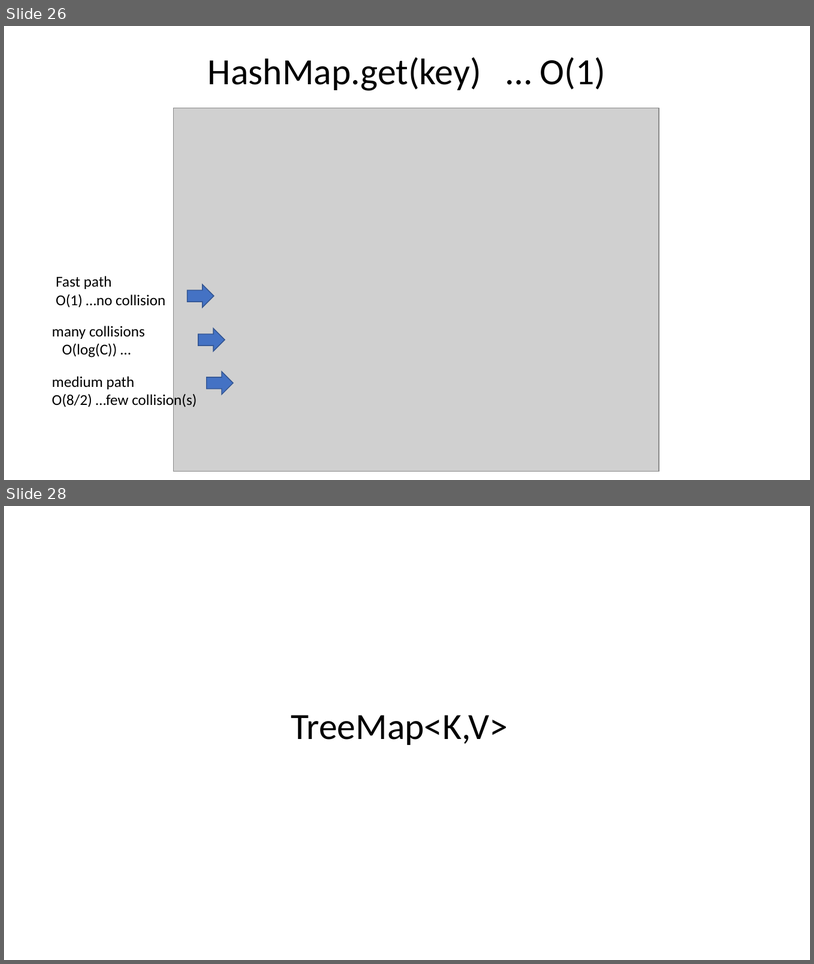
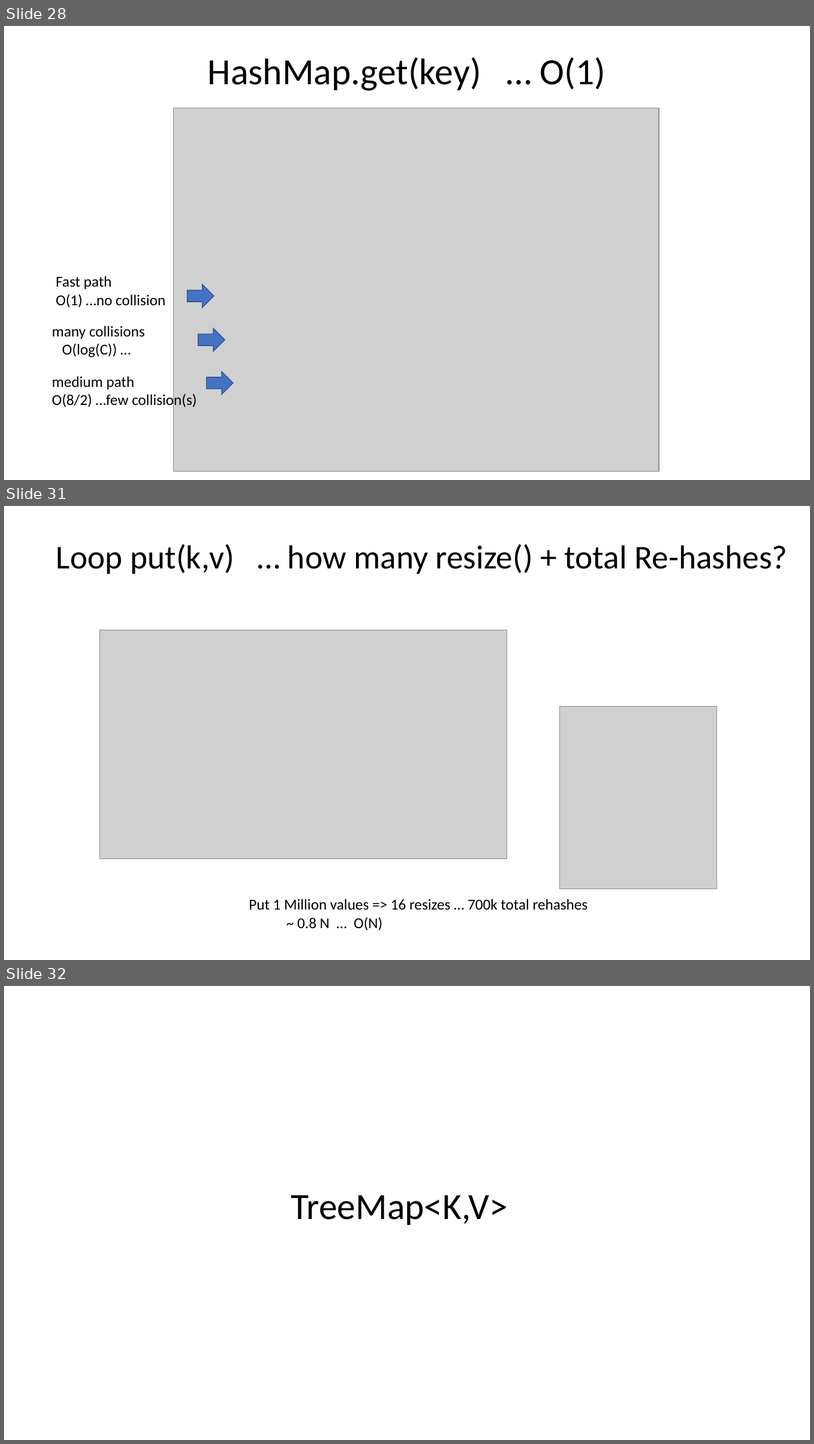
Before and after one commit to Arnaud-Nauwynck/presentations, a slide deck: java/Basic-Data-Structures.pptx. Shown one above the other, each under a label of ours: slides 26 and 28 before the commit, slides 28, 31 and 32 after it; the slides between them are not shown. The pictures are 814x964 and 814x1444 pixels, drawn with LibreOffice and Linux fonts; fonts in the diff are those of the drawing; grey boxes stand for pictures. Boxes give left, top, right and bottom in pixels: in the first picture for what was removed or moved away, otherwise in the second. Text is boxed around its words. In the diff, an @@ line names an element or a change of style, - is before the commit and + after.

```diff
--- a/java/Basic-Data-Structures.pptx
+++ b/java/Basic-Data-Structures.pptx
@@ slide 31 added at [4, 506, 810, 960], background #FFFFFF @@
@@ title added at [56, 544, 788, 574], 39.6 pt, text #000000 @@
+Loop put(k,v) … how many resize() + total Re-hashes?
@@ picture added at [99, 630, 507, 859] @@
@@ picture added at [561, 706, 718, 888] @@
@@ text added at [249, 898, 588, 930], 18 pt, text #000000 @@
+Put 1 Million values => 16 resizes … 700k total rehashes
+~ 0.8 N … O(N)
@@ what was slide 26 is now slide 28 @@
@@ what was slide 28 is now slide 32 @@
```
Also in this commit, not shown: 4 slides changed, 6 other slides added, 3 slides removed.
